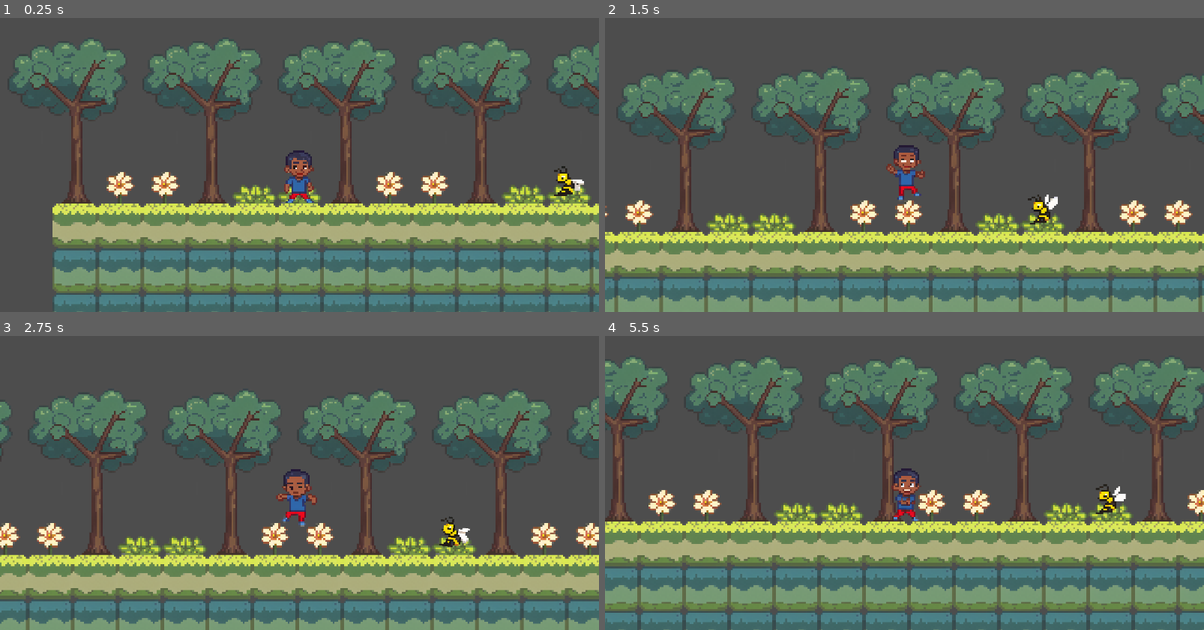
Above: before the commit, frames 1-4 (two rows, left to right).
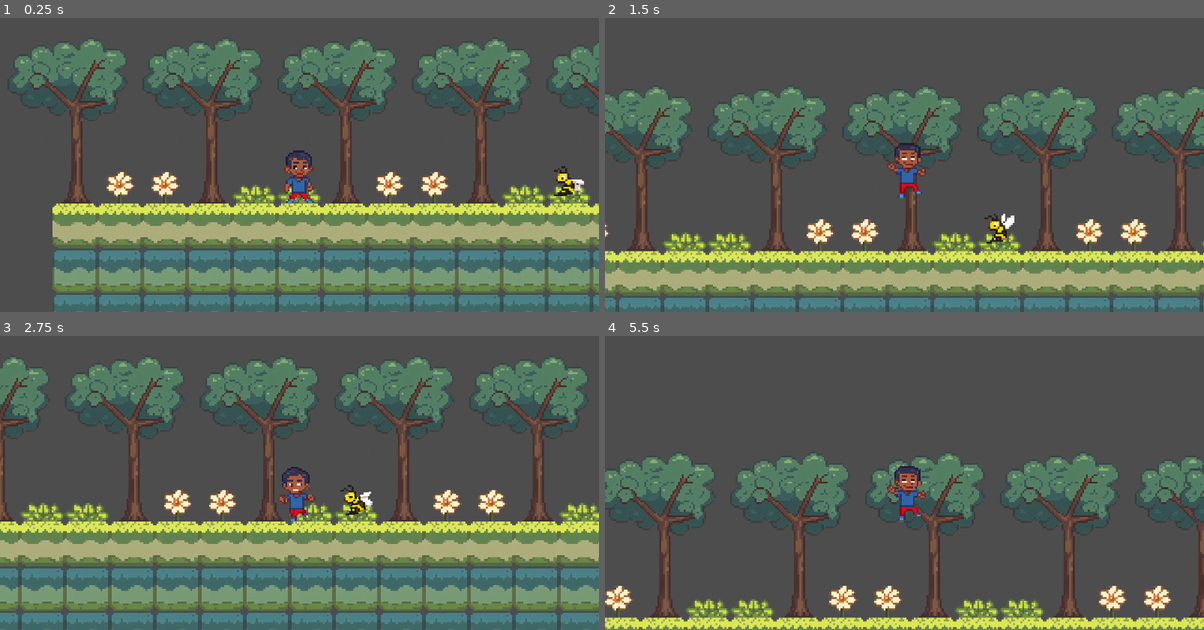
Above: after the commit, the same moments.

Repository: codenergy-dev/maricagamesjam2025_codenergy
Game: Godot game, scene res://scenes/game.tscn
Same seed, same stepped clock (60 frames per second), same inputs: the game is played once before the commit and once after it. The engine's default icon, where the game draws it, is replaced by a stand-in: a white triangle on a blue panel in a dark square.
Inputs:
- Up to frame 1 (0.25 s): no input
- Up to frame 2 (1.5 s): tap Enter (ui_accept) at 0.5, 0.6, 0.77, 1.07, 1.35 s; hold Right (ui_right) from 0.53 s (still down)
- Up to frame 3 (2.75 s): tap Enter (ui_accept) at 1.52, 1.82, 2.1 s; release Right (ui_right) at 2.03 s; hold Left (ui_left) from 2.03 s (still down)
- Up to frame 4 (5.5 s): release Left (ui_left) at 2.78 s; hold Right (ui_right) 2.78-4.28 s; tap Enter (ui_accept) at 2.85, 3.02, 3.32, 3.6, 3.77, 4.07, 4.35, 4.52, 4.82, 5.1 s; hold Left (ui_left) 4.28-5.03 s; hold Right (ui_right) from 5.03 s (still down)

The runs differ from the first frame. In frame 1, less than 0.1% of the frame differs, in the area x 10-98%, y 86-87%; in frame 2, 47%; in frame 3, 61%, in the area x 0-100%, y 7-100%; in frame 4, 60%.

Commit message:
Update player properties

Diff:
--- a/godot/scripts/player.gd
+++ b/godot/scripts/player.gd
@@ -6,19 +6,11 @@
 @onready var knockback = $Knockback
 @onready var flash = $Flash
 
-const SPEED = 600.0
-
-# Adicione estas variáveis exportadas para ajustar no Inspetor
-@export var JUMP_HEIGHT: float = 240.0 # Altura do pulo em pixels
-@export var TIME_TO_PEAK: float = 0.4   # Tempo para atingir o pico do pulo em segundos
-@export var TIME_TO_FALL: float = 0.3   # Tempo para cair do pico (menor para cair mais rápido)
-
-# Variáveis que serão calculadas
-@onready var jump_velocity: float = (2.0 * JUMP_HEIGHT) / TIME_TO_PEAK
-@onready var jump_gravity: float = (2.0 * JUMP_HEIGHT) / (TIME_TO_PEAK * TIME_TO_PEAK)
-@onready var fall_gravity: float = (2.0 * JUMP_HEIGHT) / (TIME_TO_FALL * TIME_TO_FALL)
-
-var lives = 1
+@export var lives = 3
+@export var speed = 800.0
+@export var jump_height: float = 400.0 # Altura do pulo em pixels
+@export var time_to_peak: float = 0.4   # Tempo para atingir o pico do pulo em segundos
+@export var time_to_fall: float = 0.3   # Tempo para cair do pico (menor para cair mais rápido)
 
 func _physics_process(delta: float) -> void:
 	if lives <= 0 and knockback.is_zero():
@@ -27,16 +19,16 @@
 	# Add the gravity.
 	if not is_on_floor():
 		if velocity.y > 0: # Caindo
-			velocity.y += fall_gravity * delta
+			velocity.y += get_fall_gravity() * delta
 			animated_sprite.play("knockback")
 		else: # Subindo
-			velocity.y += jump_gravity * delta
+			velocity.y += get_jump_gravity() * delta
 			if animated_sprite.animation != "knockback":
 				animated_sprite.play("jump")
 
 	# Handle jump.
 	if knockback.is_zero() and Input.is_action_just_pressed("ui_accept") and is_on_floor():
-		velocity.y = -jump_velocity
+		velocity.y = -get_jump_velocity()
 		action_taken.emit({"type": "jump"})
 		animated_sprite.play("jump")
 
@@ -44,7 +36,7 @@
 	# As good practice, you should replace UI actions with custom gameplay actions.
 	var direction := Input.get_axis("ui_left", "ui_right")
 	if knockback.is_zero() and direction:
-		velocity.x = direction * SPEED
+		velocity.x = direction * speed
 		action_taken.emit({"type": "move", "direction": direction})
 		animated_sprite.flip_h = direction > 0
 		if is_on_floor():
@@ -52,7 +44,7 @@
 	elif knockback.is_zero():
 		if velocity.x != 0:
 			action_taken.emit({"type": "move", "direction": 0})
-		velocity.x = move_toward(velocity.x, 0, SPEED)
+		velocity.x = move_toward(velocity.x, 0, speed)
 		if is_on_floor():
 			animated_sprite.play("idle")
 
@@ -80,8 +72,17 @@
 
 func _on_hitbox_area_entered(area: Area2D) -> void:
 	if area.is_in_group("enemy"):
-		velocity.y = -jump_velocity
+		velocity.y = -get_jump_velocity()
 		animated_sprite.play("jump")
+
+func get_jump_velocity() -> float:
+	return (2.0 * jump_height) / time_to_peak
+
+func get_jump_gravity() -> float:
+	return (2.0 * jump_height) / (time_to_peak * time_to_peak)
+
+func get_fall_gravity() -> float:
+	return (2.0 * jump_height) / (time_to_fall * time_to_fall)
 
 func apply_knockback(direction: Vector2):
 	lives -= 1
